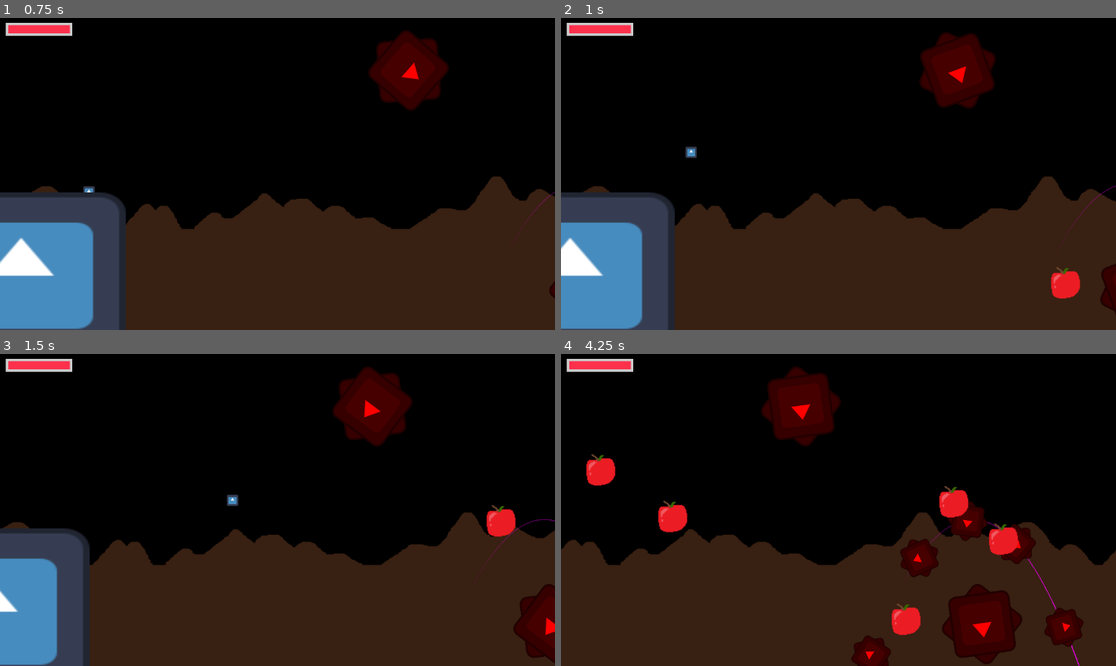
Above: before the commit, frames 1-4 (two rows, left to right).
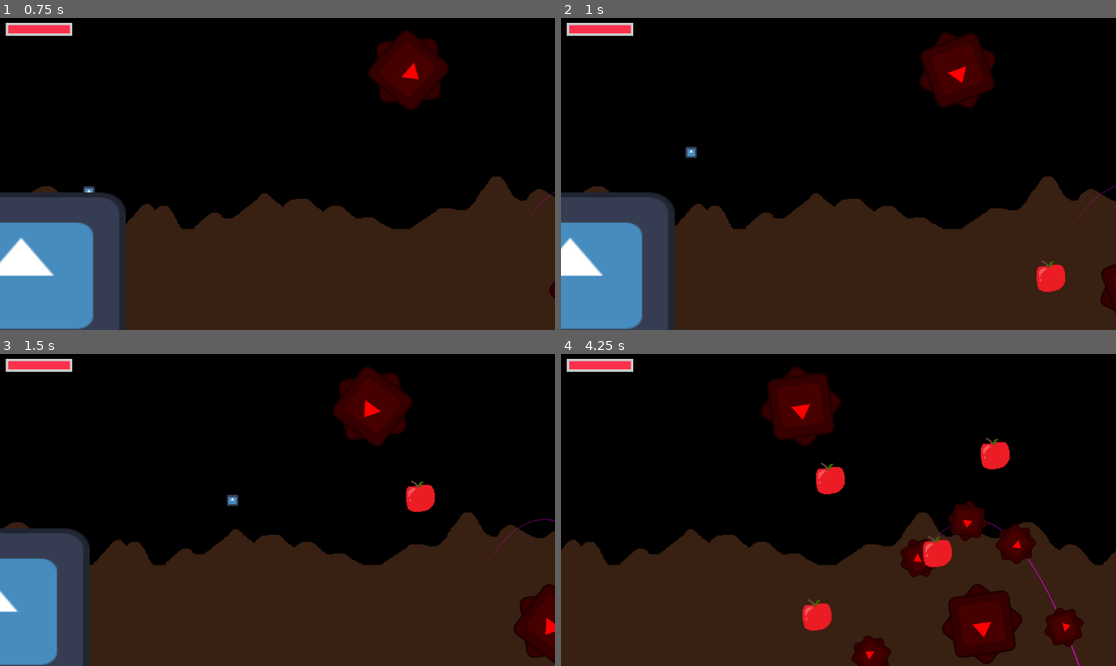
Above: after the commit, the same moments.

Repository: Kurooco/HonorsProject
Game: Godot game, scene res://globals/level_handler.tscn
The game is run twice, just before and just after one commit, with the same random seed, the same clock (stepped at 60 frames per second) and the same inputs. The engine's default icon, where the game draws it, is replaced by a stand-in: a white triangle on a blue panel in a dark square.
Inputs:
- Up to frame 1 (0.75 s): hold Right (right) from 0.53 s (still down); hold Space (shoot) from 0.53 s (still down)
- Up to frame 2 (1 s): keep holding Right (right); keep holding Space (shoot); tap Up (jump) at 0.77 s
- Up to frame 3 (1.5 s): keep holding Right (right); release Space (shoot) at 1.28 s; tap Down (dive) at 1.35 s
- Up to frame 4 (4.25 s): tap Up (jump) at 1.52, 3.02, 3.77 s; tap Space (shoot) at 1.55, 2.85, 3.8 s; release Right (right) at 2.03 s; hold Left (left) 2.03-2.78 s; hold Space (shoot) 2.03-2.78 s; hold Right (right) from 2.78 s (still down); hold Down (dive) from 3.53 s (still down)

Frame 1 is identical in both runs. In frame 2, 0.6% of the frame differs, in the area x 85-94%, y 77-90%; in frame 3, 0.9%; in frame 4, 3.9%, in the area x 4-83%, y 26-91%.

Commit message:
moved files

Diff:
--- a/scenes/level_objects/assist/food_spawner.tscn
+++ b/scenes/level_objects/auxiliary/random_spawner.tscn
@@ -1,6 +1,6 @@
 [gd_scene load_steps=3 format=3 uid="uid://c64x5ruyxsgfq"]
 
-[ext_resource type="Script" uid="uid://bpc6j0uxt8tmd" path="res://scenes/level_objects/assist/food_spawner_copy.gd" id="1_44e3j"]
+[ext_resource type="Script" uid="uid://bpc6j0uxt8tmd" path="res://scenes/level_objects/auxiliary/random_spawner_copy.gd" id="1_44e3j"]
 [ext_resource type="Texture2D" uid="uid://bc4d1grhqpqah" path="res://art/icon.svg" id="2_44e3j"]
 
 [node name="FoodSpawner" type="Path2D"]
--- a/scenes/level_objects/hazards/single_shooter.tscn
+++ b/scenes/level_objects/auxiliary/single_shooter.tscn
@@ -1,6 +1,6 @@
 [gd_scene load_steps=3 format=3 uid="uid://b4gmd4bgevkmw"]
 
-[ext_resource type="Script" uid="uid://dt0uchgv666pu" path="res://scenes/level_objects/hazards/single_shooter.gd" id="1_xkrpk"]
+[ext_resource type="Script" uid="uid://dt0uchgv666pu" path="res://scenes/level_objects/auxiliary/single_shooter.gd" id="1_xkrpk"]
 
 [sub_resource type="Gradient" id="Gradient_xkrpk"]
 colors = PackedColorArray(1, 0, 1, 1, 1, 0, 1, 0)
--- a/scenes/levels/level_1.tscn
+++ b/scenes/levels/level_1.tscn
@@ -3,11 +3,11 @@
 [ext_resource type="PackedScene" uid="uid://bkj34yi74b4m7" path="res://scenes/player/player.tscn" id="1_ksju7"]
 [ext_resource type="Script" uid="uid://bue5n6qihlk4c" path="res://scenes/levels/level_1.gd" id="1_x42e6"]
 [ext_resource type="Texture2D" uid="uid://bc4d1grhqpqah" path="res://art/icon.svg" id="3_6761a"]
-[ext_resource type="PackedScene" uid="uid://c64x5ruyxsgfq" path="res://scenes/level_objects/assist/food_spawner.tscn" id="3_nsrm0"]
+[ext_resource type="PackedScene" uid="uid://c64x5ruyxsgfq" path="res://scenes/level_objects/auxiliary/random_spawner.tscn" id="3_nsrm0"]
 [ext_resource type="Texture2D" uid="uid://f6ekqhi8ot83" path="res://art/parallax.png" id="5_6761a"]
 [ext_resource type="PackedScene" uid="uid://oh37nacj7g3i" path="res://scenes/level_objects/assist/acorn.tscn" id="5_sk5k4"]
 [ext_resource type="PackedScene" uid="uid://bf0rwbbj1b2hd" path="res://scenes/level_objects/hazards/razor.tscn" id="7_oc4kc"]
-[ext_resource type="PackedScene" uid="uid://b4gmd4bgevkmw" path="res://scenes/level_objects/hazards/single_shooter.tscn" id="8_s8va5"]
+[ext_resource type="PackedScene" uid="uid://b4gmd4bgevkmw" path="res://scenes/level_objects/auxiliary/single_shooter.tscn" id="8_s8va5"]
 [ext_resource type="PackedScene" uid="uid://dsgq6b0qtn3b0" path="res://scenes/level_objects/hazards/moving_razor.tscn" id="9_dga24"]
 
 [sub_resource type="RectangleShape2D" id="RectangleShape2D_ksju7"]
Renamed: scenes/level_objects/assist/food_spawner.gd -> scenes/level_objects/auxiliary/random_spawner.gd
Renamed: scenes/level_objects/assist/food_spawner.gd.uid -> scenes/level_objects/auxiliary/random_spawner.gd.uid
Renamed: scenes/level_objects/assist/food_spawner_copy.gd -> scenes/level_objects/auxiliary/random_spawner_copy.gd
Renamed: scenes/level_objects/assist/food_spawner_copy.gd.uid -> scenes/level_objects/auxiliary/random_spawner_copy.gd.uid
Renamed: scenes/level_objects/hazards/single_shooter.gd -> scenes/level_objects/auxiliary/single_shooter.gd
Renamed: scenes/level_objects/hazards/single_shooter.gd.uid -> scenes/level_objects/auxiliary/single_shooter.gd.uid
